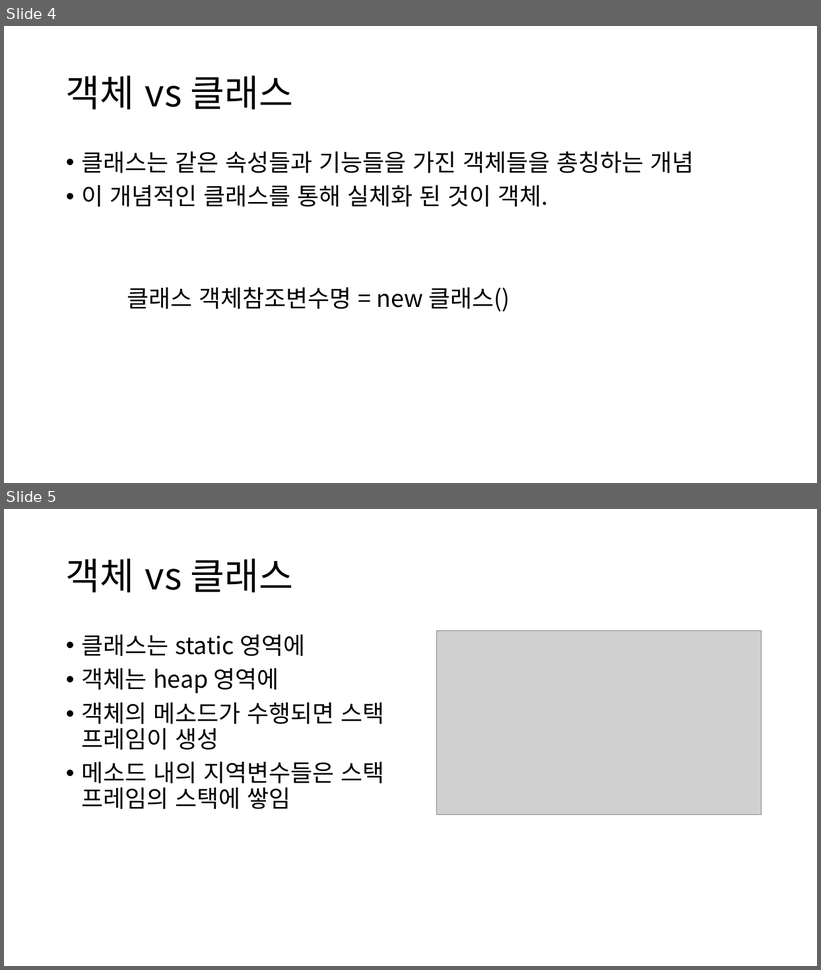
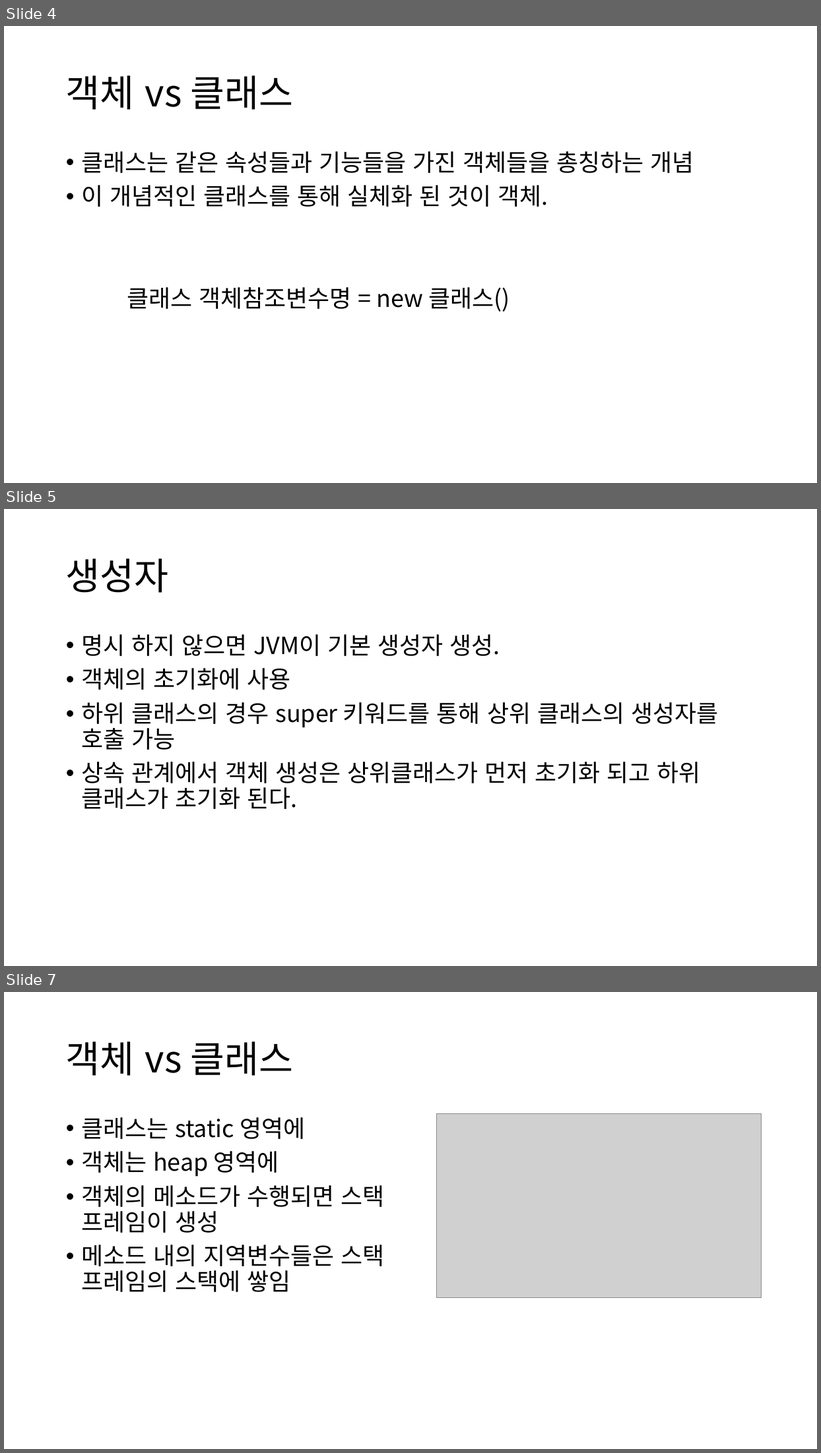
Before and after one commit to YonghoChoi/develop-note, a slide deck: ppt/객체지향 기본.pptx. Shown one above the other, each under a label of ours: slides 4 and 5 before the commit, slides 4, 5 and 7 after it; the slides between them are not shown. The pictures are 821x970 and 821x1453 pixels, drawn with LibreOffice and Linux fonts; fonts in the diff are those of the drawing; grey boxes stand for pictures. Boxes give left, top, right and bottom in pixels: in the first picture for what was removed or moved away, otherwise in the second. Text is boxed around its words. In the diff, an @@ line names an element or a change of style, - is before the commit and + after.

```diff
--- a/ppt/객체지향 기본.pptx
+++ b/ppt/객체지향 기본.pptx
@@ slide 5 added at (4,509,817,966), background #FFFFFF @@
@@ title added at (66,559,169,593), 44 pt, text #000000 @@
+생성자
@@ text added at (81,634,718,809), 28 pt, text #000000 @@
+• 명시 하지 않으면 JVM이 기본 생성자 생성.
+• 객체의 초기화에 사용
+• 하위 클래스의 경우 super 키워드를 통해 상위 클래스의 생성자를 호출 가능
+• 상속 관계에서 객체 생성은 상위클래스가 먼저 초기화 되고 하위 클래스가 초기화 된다.
@@ what was slide 5 is now slide 7 @@
```
Also in this commit, not shown: 6 other slides added, 3 other files.
